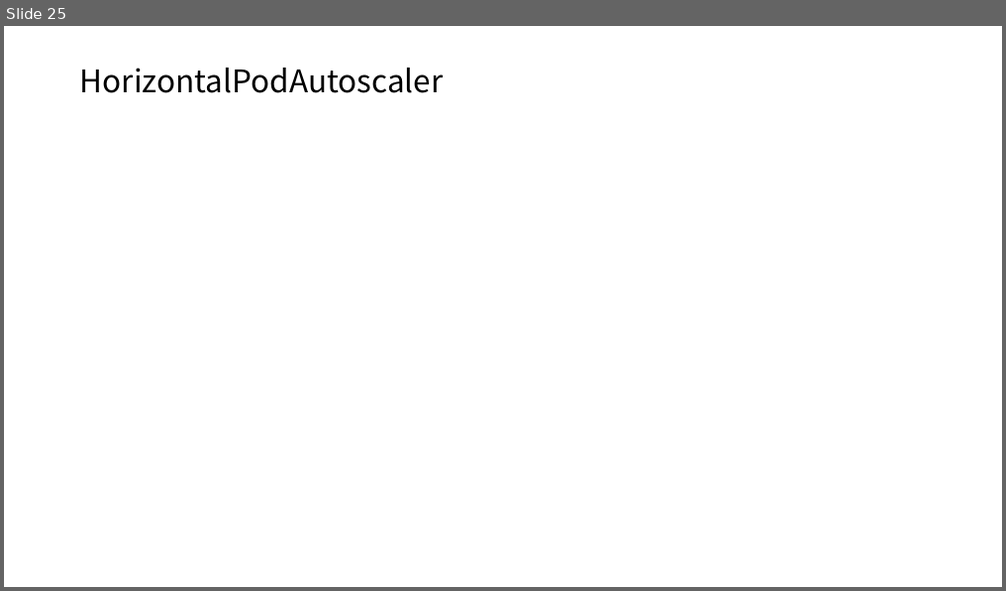
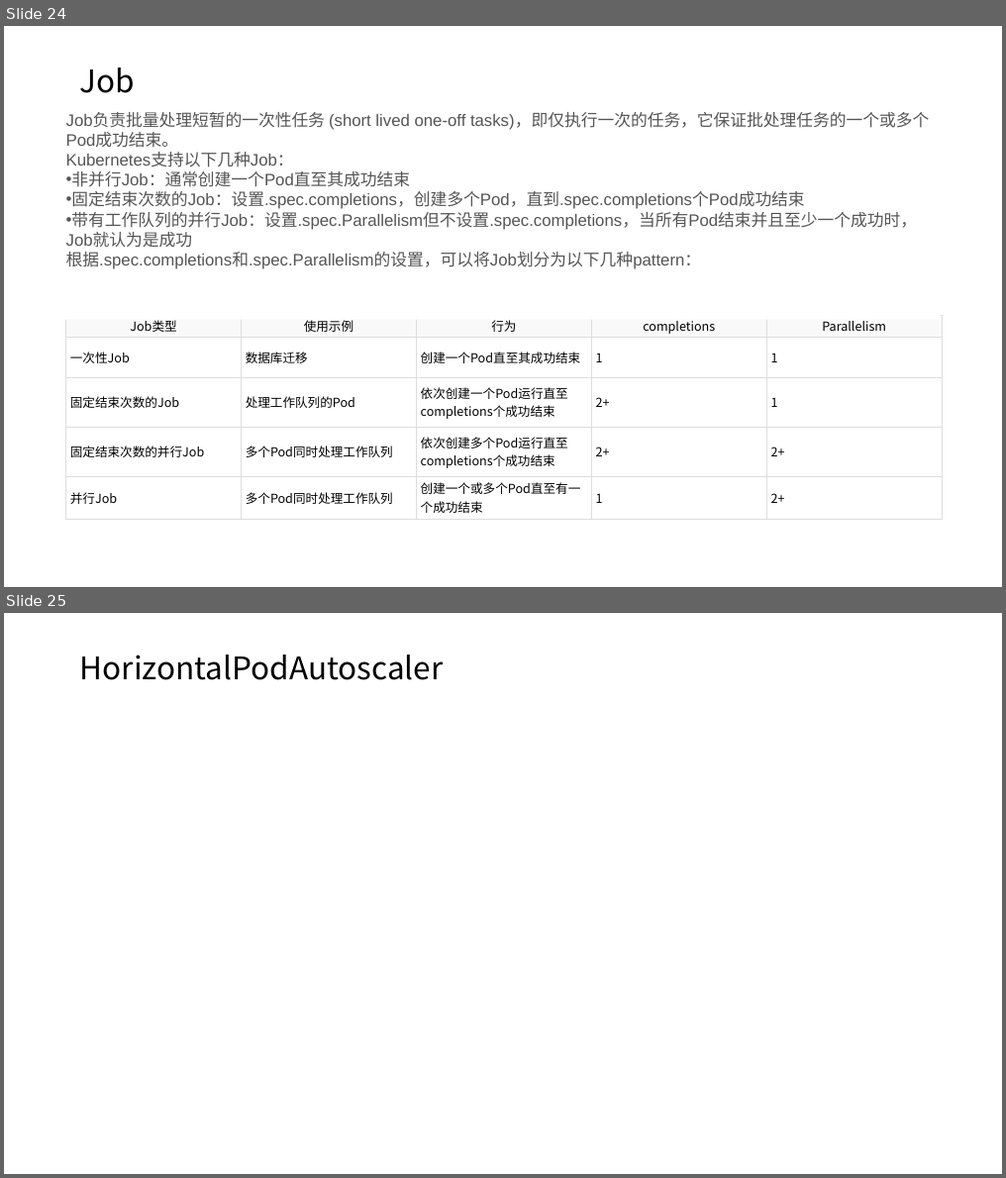
Before and after one commit to axzxs2001/Asp.NetCoreExperiment, a slide deck: Asp.NetCoreExperiment/kubernetes/kubernetes.pptx. Shown one above the other, each under a label of ours: slide 25 before the commit, slides 24 and 25 after it. The pictures are 1006x591 and 1006x1178 pixels, drawn with LibreOffice and Linux fonts; fonts in the diff are those of the drawing. Boxes give left, top, right and bottom in pixels: in the first picture for what was removed or moved away, otherwise in the second. Text is boxed around its words. In the diff, an @@ line names an element or a change of style, - is before the commit and + after.

```diff
--- a/Asp.NetCoreExperiment/kubernetes/kubernetes.pptx
+++ b/Asp.NetCoreExperiment/kubernetes/kubernetes.pptx
@@ slide 24 added at (4, 26, 1002, 587), background #FFFFFF @@
@@ title added at (80, 68, 135, 93), 30 pt, text #000000 @@
+Job
@@ text added at (66, 112, 929, 270), 16 pt, text #555555 @@
+Job负责批量处理短暂的一次性任务 (short lived one-off tasks)，即仅执行一次的任务，它保证批处理任务的一个或多个Pod成功结束。
+Kubernetes支持以下几种Job：
+• 非并行Job：通常创建一个Pod直至其成功结束
+• 固定结束次数的Job：设置.spec.completions，创建多个Pod，直到.spec.completions个Pod成功结束
+• 带有工作队列的并行Job：设置.spec.Parallelism但不设置.spec.completions，当所有Pod结束并且至少一个成功时，Job就认为是成功
+根据.spec.completions和.spec.Parallelism的设置，可以将Job划分为以下几种pattern：
@@ table added at (66, 315, 943, 508), 5 rows, 5 columns @@
+Job类型 | 使用示例 | 行为 | completions | Parallelism
+一次性Job | 数据库迁移 | 创建一个Pod直至其成功结束 | 1 | 1
+固定结束次数的Job | 处理工作队列的Pod | 依次创建一个Pod运行直至completions个成功结束 | 2+ | 1
+固定结束次数的并行Job | 多个Pod同时处理工作队列 | 依次创建多个Pod运行直至completions个成功结束 | 2+ | 2+
+并行Job | 多个Pod同时处理工作队列 | 创建一个或多个Pod直至有一个成功结束 | 1 | 2+
```
Also in this commit, not shown: 1 slide changed, 2 other slides added, 2 slides removed.
